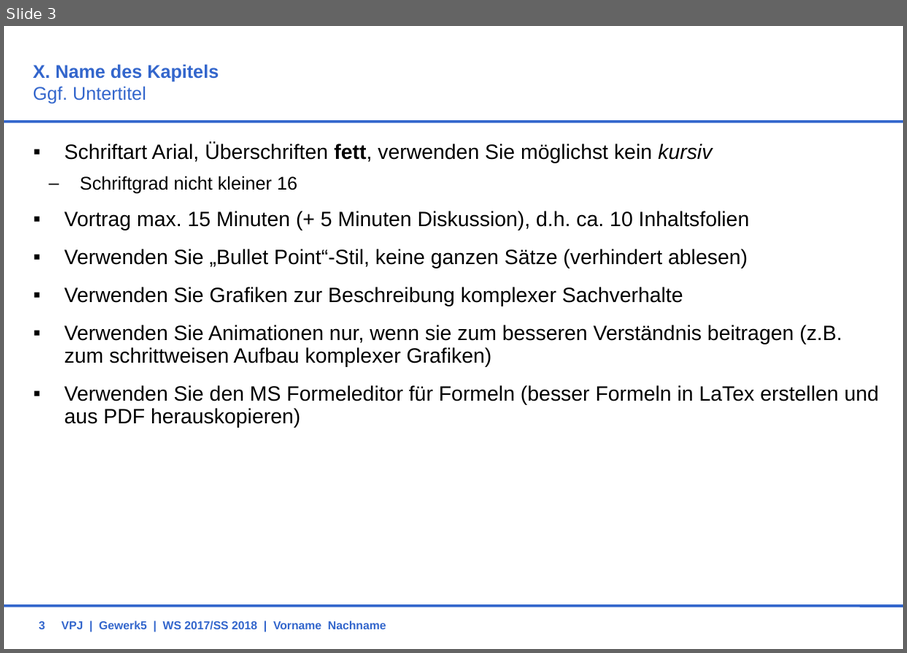
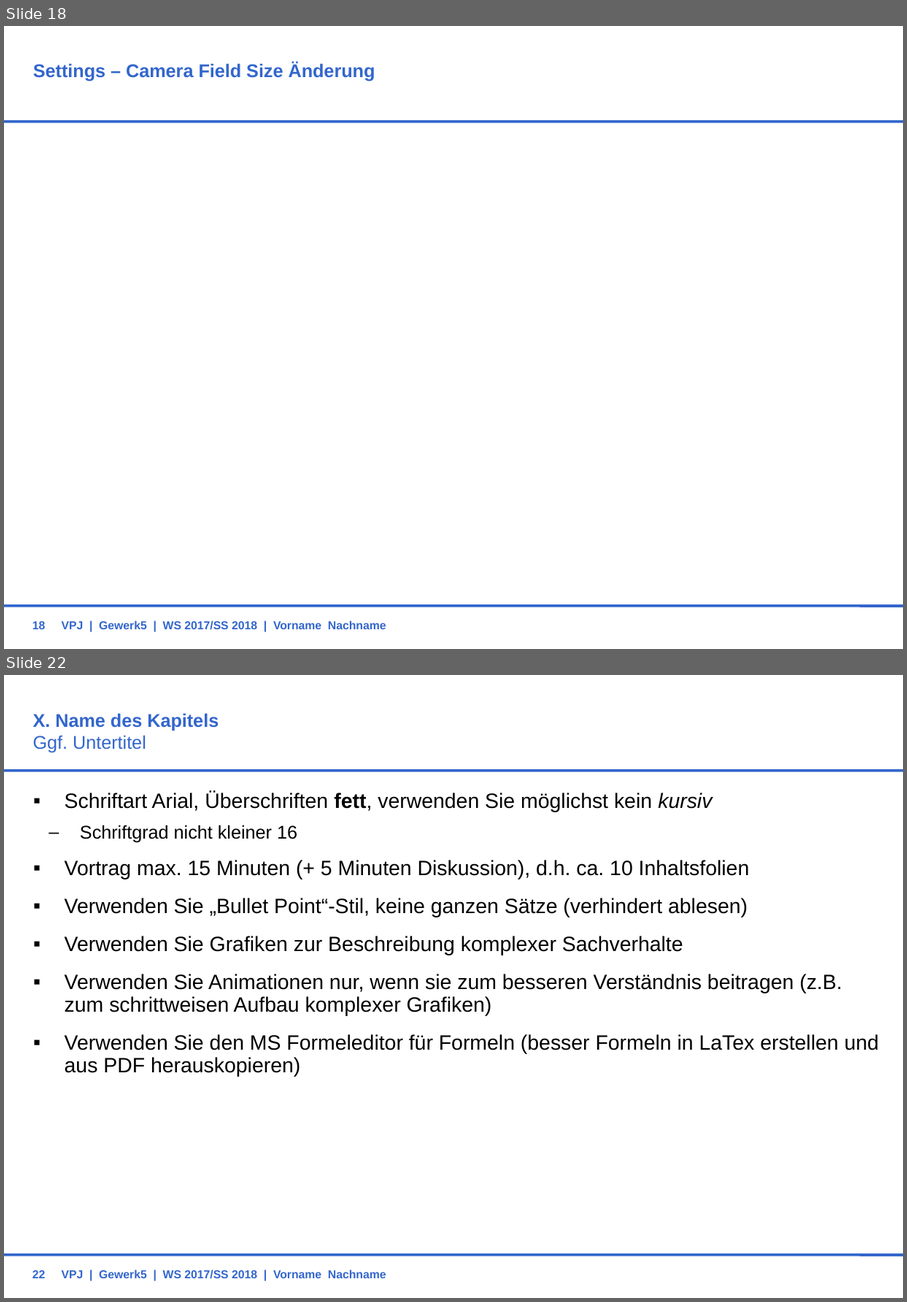
Before and after one commit to BBRUSS/VPJW17G5, a slide deck: 11_Orga/PräsentationAbgabe0305.ppt. Shown one above the other, each under a label of ours: slide 3 before the commit, slides 18 and 22 after it; the slides between them are not shown. The pictures are 907x653 and 907x1302 pixels, drawn with LibreOffice and Linux fonts; fonts in the diff are those of the drawing; background and template pictures are left out. Boxes give left, top, right and bottom in pixels: in the first picture for what was removed or moved away, otherwise in the second. Text is boxed around its words. In the diff, an @@ line names an element or a change of style, - is before the commit and + after.

```diff
--- a/11_Orga/PräsentationAbgabe0305.ppt
+++ b/11_Orga/PräsentationAbgabe0305.ppt
@@ slide 18 added at <box>4,26,903,649</box>, background picture (left out); not listed: 2 template elements that a slide beside it also shows @@
@@ title added at <box>33,62,376,81</box>, 16 pt, text #3366CC, bold @@
+Settings – Camera Field Size Änderung
@@ page number added at <box>32,621,46,629</box>, 10 pt, text #3366CC, bold @@
+18
@@ text added at <box>62,620,387,630</box>, 10 pt, text #3366CC, bold @@
+VPJ | Gewerk5 | WS 2017/SS 2018 | Vorname Nachname
@@ what was slide 3 is now slide 22 @@
@@ page number at <box>32,1270,46,1278</box>: text changed @@
-3
+22
```
Also in this commit, not shown: 18 other slides added, 21 other files.
